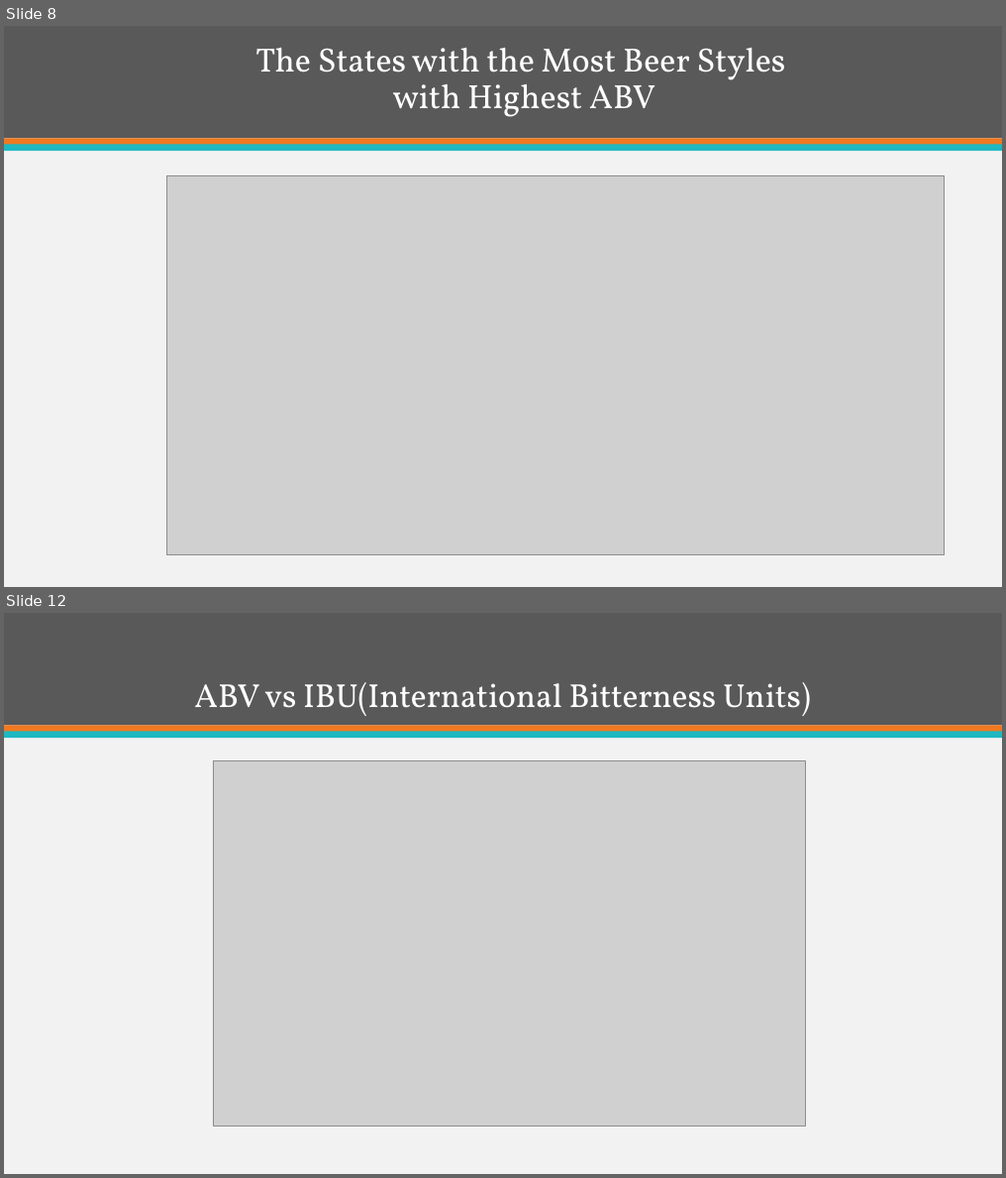
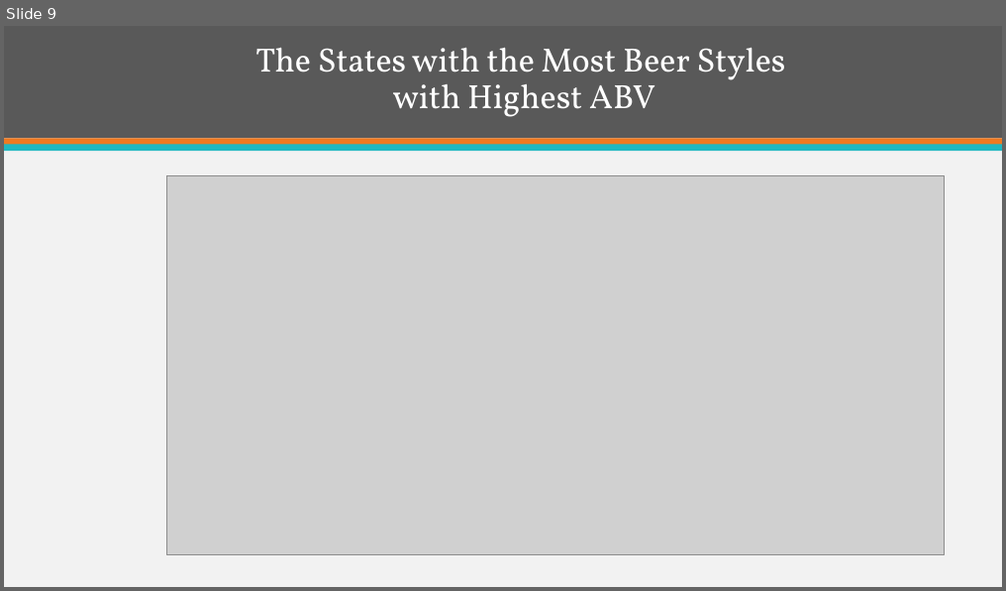
Before and after one commit to ItsGreyedOut/Brewery-Startup, a slide deck: presentation.pptx. Shown one above the other, each under a label of ours: slides 8 and 12 before the commit, slide 9 after it; the slides between them are not shown. The pictures are 1006x1178 and 1006x591 pixels, drawn with LibreOffice and Linux fonts; fonts in the diff are those of the drawing; grey boxes stand for pictures. Boxes give left, top, right and bottom in pixels: in the first picture for what was removed or moved away, otherwise in the second. Text is boxed around its words. In the diff, an @@ line names an element or a change of style, - is before the commit and + after.

```diff
--- a/presentation.pptx
+++ b/presentation.pptx
@@ slide 12 removed at [4, 613, 1002, 1174], background #F2F2F2; not listed: 3 template elements that a slide beside it also shows @@
@@ title removed at [194, 682, 811, 716] @@
-ABV vs IBU(International Bitterness Units)
@@ picture removed at [213, 761, 806, 1126] @@
@@ what was slide 8 is now slide 9 @@
```
Also in this commit, not shown: 8 slides changed, 1 other file.
